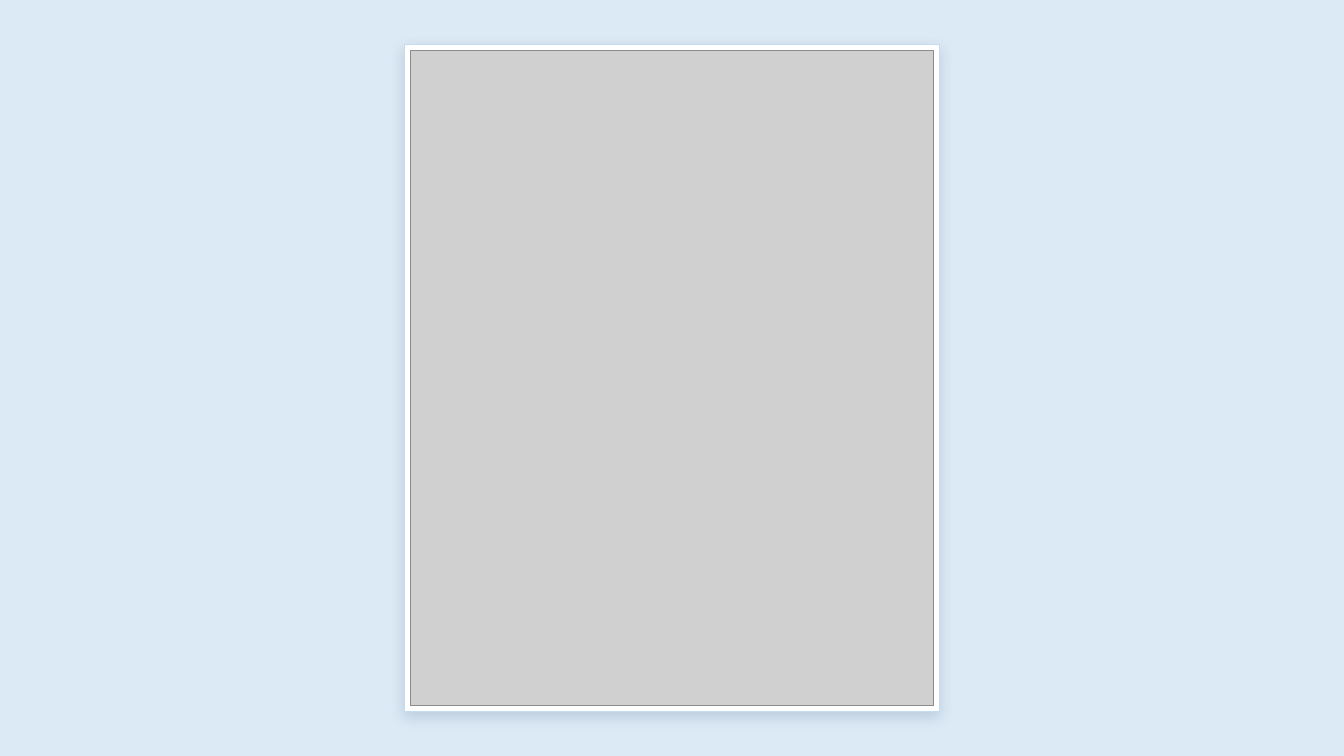
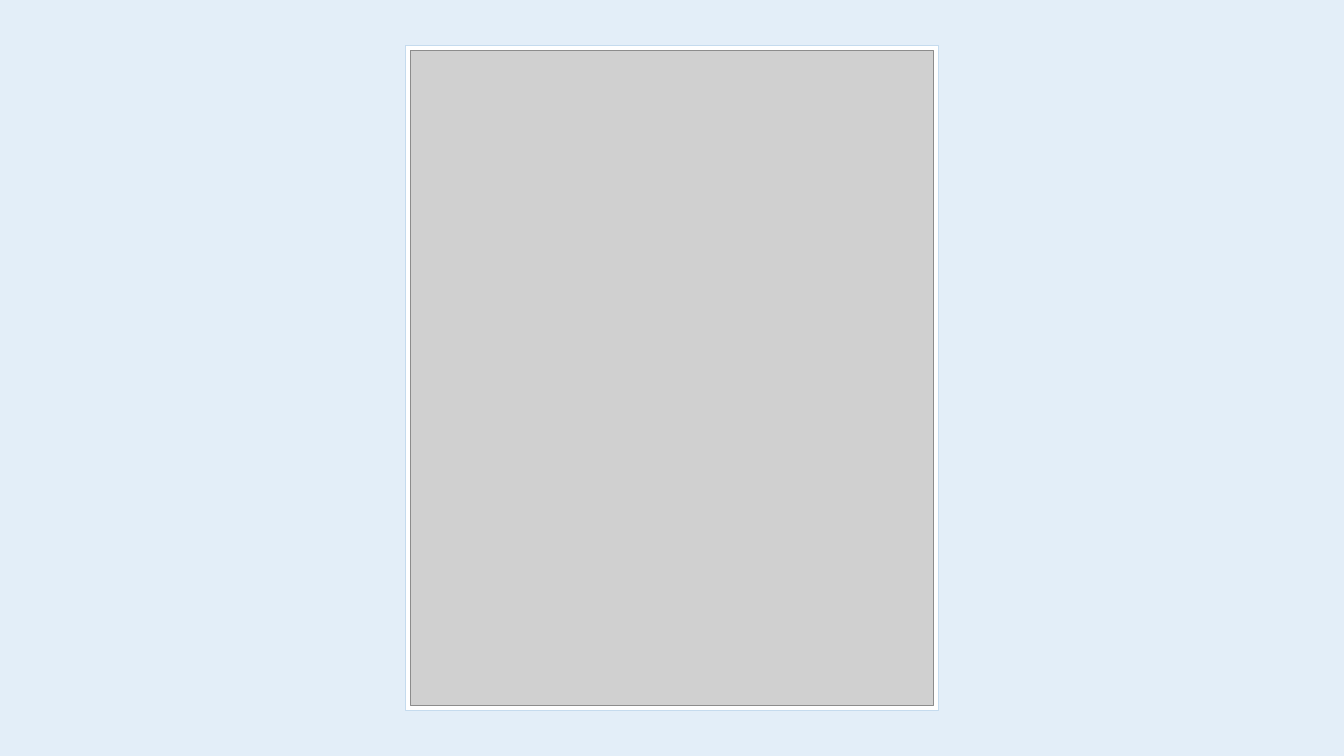
Before and after one commit to Hrishiv67/Ppapp, a slide deck: slide 5 of 2026-10-2_Presentation_-_Bijal_refreshed.pptx. Drawn at 1344x756 pixels with LibreOffice and Linux fonts; fonts in the diff are those of the drawing; grey boxes stand for pictures. Boxes give left, top, right and bottom in pixels: in the first picture for what was removed or moved away, otherwise in the second. Text is boxed around its words. In the diff, an @@ line names an element or a change of style, - is before the commit and + after.

```diff
--- a/2026-10-2_Presentation_-_Bijal_refreshed.pptx
+++ b/2026-10-2_Presentation_-_Bijal_refreshed.pptx
@@ background #DCEAF6 to #E3EEF8 @@
@@ rectangle at <box>405,45,939,711</box>: shadow off @@
```
Also in this commit, not shown: 10 other slides changed, 5 slides added, 3 slides removed.
